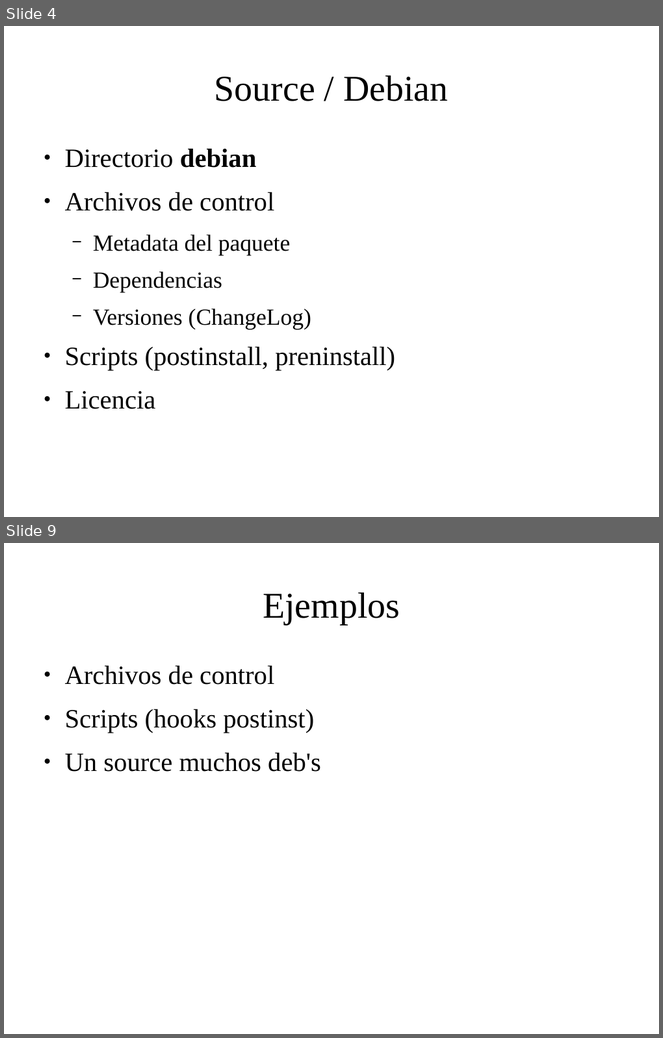
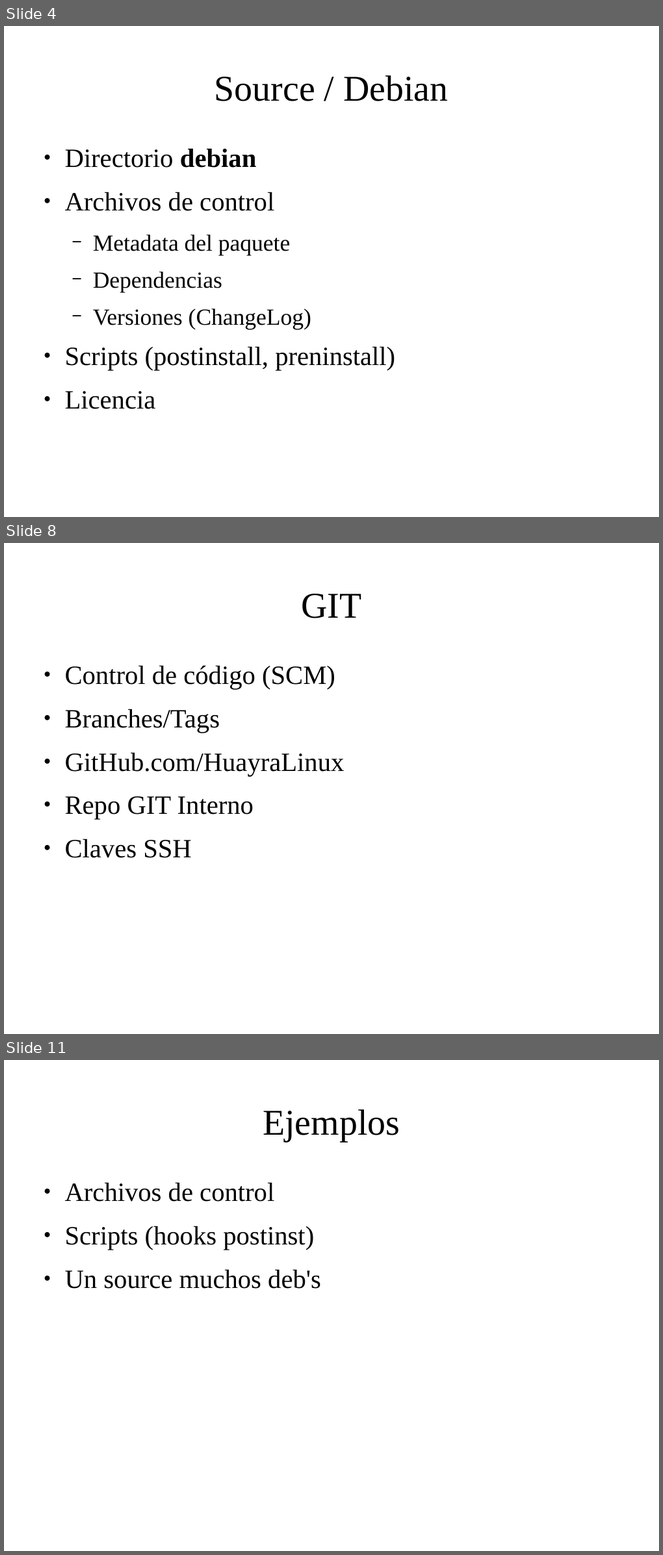
Before and after one commit to HuayraLinux/charlas, a slide deck: talleres/empaquetado/empaquetando.odp. Shown one above the other, each under a label of ours: slides 4 and 9 before the commit, slides 4, 8 and 11 after it; the slides between them are not shown. The pictures are 663x1038 and 663x1555 pixels, drawn with LibreOffice and Linux fonts; fonts in the diff are those of the drawing; background and template pictures are left out. Boxes give left, top, right and bottom in pixels: in the first picture for what was removed or moved away, otherwise in the second. Text is boxed around its words. In the diff, an @@ line names an element or a change of style, - is before the commit and + after.

```diff
--- a/talleres/empaquetado/empaquetando.odp
+++ b/talleres/empaquetado/empaquetando.odp
@@ slide 8 added at box(4, 543, 659, 1034), background picture (left out) @@
@@ title added at box(301, 594, 362, 618), 44 pt, text #000000 @@
+GIT
@@ text added at box(65, 665, 345, 858), 32 pt, text #000000 @@
+● Control de código (SCM)
+● Branches/Tags
+● GitHub.com/HuayraLinux
+● Repo GIT Interno
+● Claves SSH
@@ what was slide 9 is now slide 11 @@
```
Also in this commit, not shown: 5 slides changed, 3 other slides added, 1 slide removed, 1 other file.
